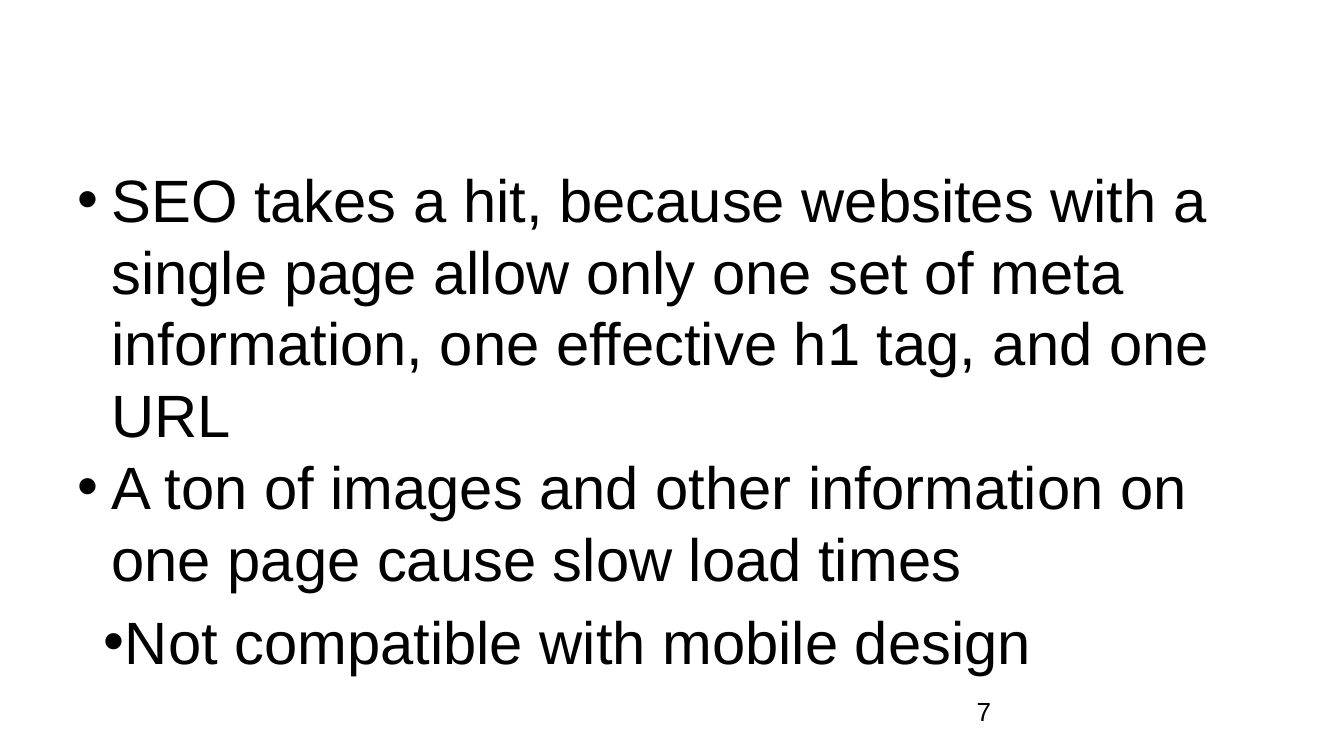
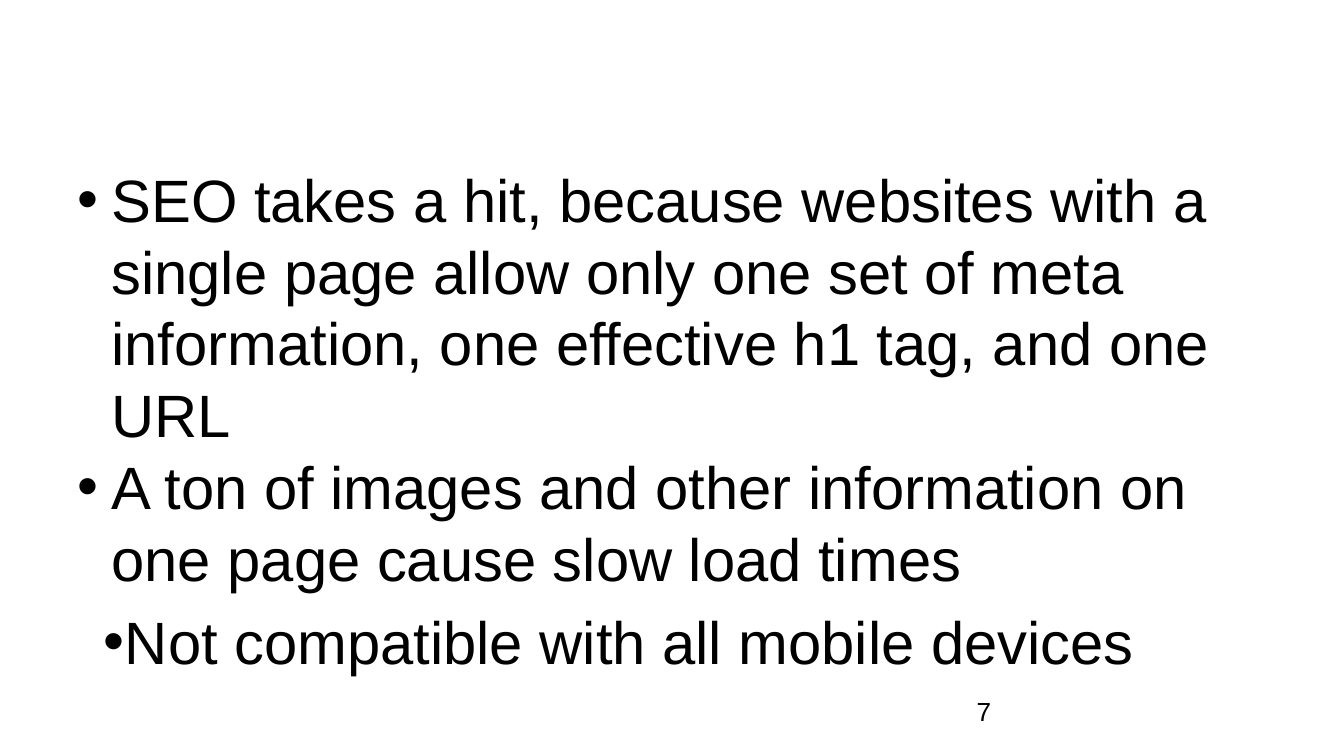
Before and after one commit to xrsunico/comp531, a slide deck: slide 7 of hw-paper/comp531.pptx. Drawn at 1344x756 pixels with LibreOffice and Linux fonts; fonts in the diff are those of the drawing; background and template pictures are left out. Boxes give left, top, right and bottom in pixels: in the first picture for what was removed or moved away, otherwise in the second. Text is boxed around its words. In the diff, an @@ line names an element or a change of style, - is before the commit and + after.

```diff
--- a/hw-paper/comp531.pptx
+++ b/hw-paper/comp531.pptx
@@ text at <box>104,620,1134,676</box>: text changed @@
-• Not compatible with mobile design
+• Not compatible with all mobile devices
```
Also in this commit, not shown: 2 other files.
